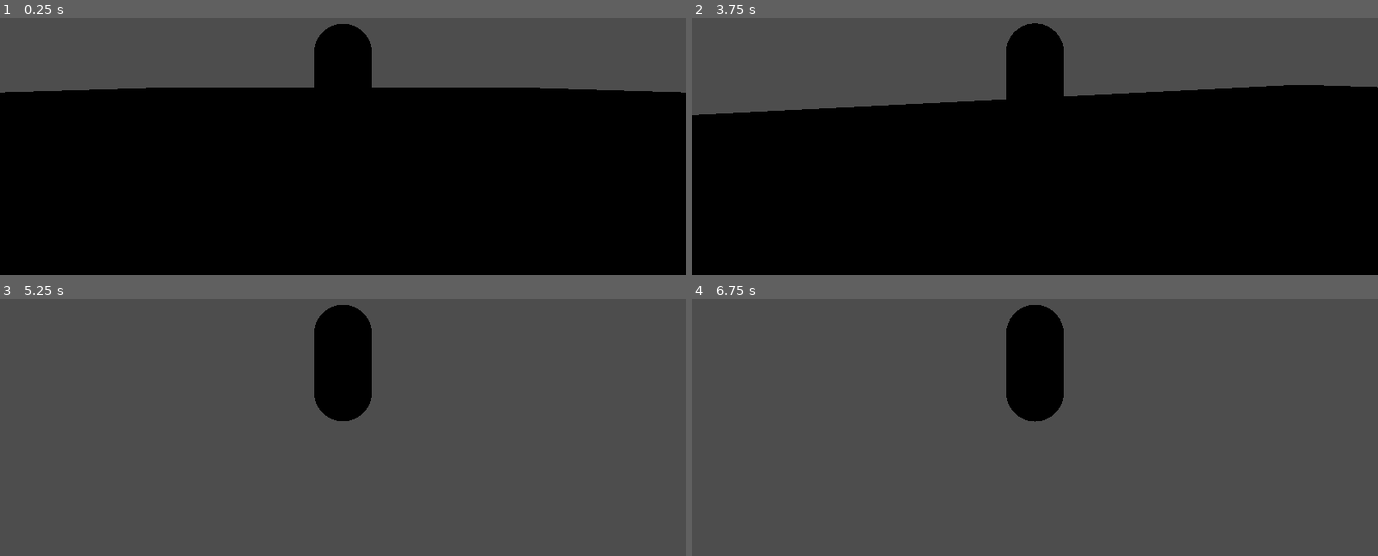
Above: before the commit, frames 1-4 (two rows, left to right).
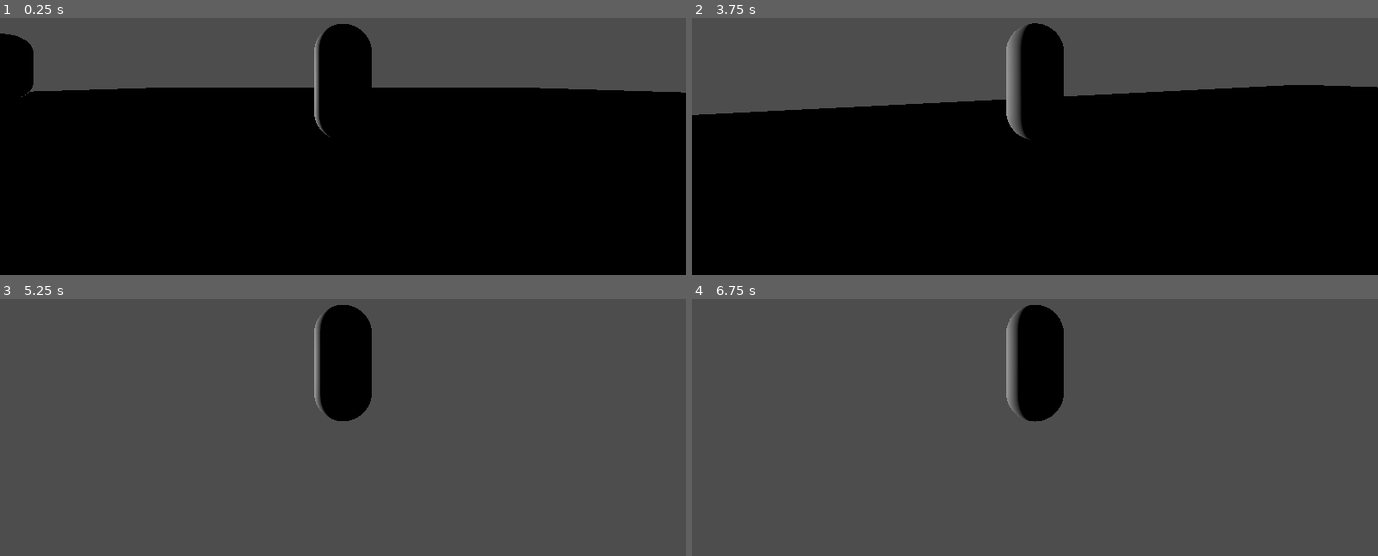
Above: after the commit, the same moments.

Repository: Emulai/bubble-gladiator
Game: Godot game, scene res://physics_test.tscn
The game is run twice, just before and just after one commit, with the same random seed, the same clock (stepped at 60 frames per second) and the same inputs. This scene is started directly instead of the project's main scene.
Inputs (mouse positions are in pixels of both pictures, inside the frame that each line leads up to):
- Up to frame 1 (0.25 s): no input
- Up to frame 2 (3.75 s): tap Enter at 0.5, 2.75 s; move the mouse to (1069, 79) at 0.52 s; hold W (move_forward) from 0.53 s (still down); move the mouse to (1000, 84) at 1.27 s; tap Space at 2, 3.5 s; move the mouse to (1048, 74) at 2.02 s; move the mouse to (1028, 87) at 2.77 s; move the mouse to (1083, 87) at 3.52 s
- Up to frame 3 (5.25 s): keep holding W (move_forward); move the mouse to (288, 358) at 4.27 s; move the mouse to (349, 363) at 5.02 s
- Up to frame 4 (6.75 s): tap Enter at 5.75 s; move the mouse to (1007, 355) at 5.77 s; release W (move_forward) at 5.78 s; hold D (move_right) 5.78-6.53 s; tap Space at 6.5 s; move the mouse to (1069, 360) at 6.52 s; hold W (move_forward) from 6.53 s (still down)

The runs differ from the first frame. In frame 1, 1.3% of the frame differs, in the area x 0-49%, y 3-47%; in frame 2, 0.8%; in frame 3, 0.3%; in frame 4, 0.6%.

Commit message:
Initial physics pass

Diff:
--- a/bubblegladiator/bubblegladiator/physics_test.tscn
+++ b/bubblegladiator/bubblegladiator/physics_test.tscn
@@ -1,15 +1,51 @@
-[gd_scene load_steps=3 format=3 uid="uid://dmha124cw2rml"]
+[gd_scene load_steps=8 format=3 uid="uid://dmha124cw2rml"]
 
 [ext_resource type="PackedScene" uid="uid://bqwaxyfetwqoq" path="res://player_controller.tscn" id="1_2sp0f"]
+[ext_resource type="Script" path="res://scripts/npc_controller.gd" id="2_2wby6"]
 
 [sub_resource type="StandardMaterial3D" id="StandardMaterial3D_5j43k"]
 albedo_color = Color(0.623529, 1, 0.486275, 1)
+
+[sub_resource type="CapsuleShape3D" id="CapsuleShape3D_2e2u3"]
+
+[sub_resource type="StandardMaterial3D" id="StandardMaterial3D_mctei"]
+albedo_color = Color(0.403922, 0.388235, 0.447059, 1)
+
+[sub_resource type="CapsuleMesh" id="CapsuleMesh_bq7rd"]
+material = SubResource("StandardMaterial3D_mctei")
+
+[sub_resource type="CapsuleShape3D" id="CapsuleShape3D_i8l37"]
 
 [node name="Node3D" type="Node3D"]
 
 [node name="CSGBox3D" type="CSGBox3D" parent="."]
 transform = Transform3D(65.6106, 0, 0, 0, 0.34258, 0, 0, 0, 74.1021, 0, 0, 0)
 use_collision = true
+collision_layer = 2
+collision_mask = 2
 material = SubResource("StandardMaterial3D_5j43k")
 
 [node name="Player" parent="." instance=ExtResource("1_2sp0f")]
+
+[node name="DirectionalLight3D" type="DirectionalLight3D" parent="."]
+transform = Transform3D(-0.758169, 0, -0.652059, 0, 1, 0, 0.652059, 0, -0.758169, -71.2988, 15.3787, -55.6778)
+
+[node name="NPC" type="Node3D" parent="."]
+transform = Transform3D(1, 0, 0, 0, 1, 0, 0, 0, 1, -10.2319, 1.62739, -2.98024)
+
+[node name="CharacterBody3D" type="CharacterBody3D" parent="NPC"]
+script = ExtResource("2_2wby6")
+
+[node name="CollisionShape3D" type="CollisionShape3D" parent="NPC/CharacterBody3D"]
+shape = SubResource("CapsuleShape3D_2e2u3")
+
+[node name="MeshInstance3D" type="MeshInstance3D" parent="NPC"]
+mesh = SubResource("CapsuleMesh_bq7rd")
+skeleton = NodePath("../CharacterBody3D")
+
+[node name="RigidBody3D" type="RigidBody3D" parent="NPC"]
+collision_layer = 2
+collision_mask = 2
+
+[node name="CollisionShape3D" type="CollisionShape3D" parent="NPC/RigidBody3D"]
+shape = SubResource("CapsuleShape3D_i8l37")
--- a/bubblegladiator/bubblegladiator/player_controller.tscn
+++ b/bubblegladiator/bubblegladiator/player_controller.tscn
@@ -9,16 +9,18 @@
 
 [node name="Player" type="Node3D"]
 
-[node name="CharacterBody3D" type="CharacterBody3D" parent="."]
+[node name="PlayerBody3D" type="CharacterBody3D" parent="."]
 transform = Transform3D(1, 0, 0, 0, 1, 0, 0, 0, 1, 0, 1.15499, 0)
 top_level = true
+collision_layer = 3
+collision_mask = 3
 script = ExtResource("1_mqgtl")
 
-[node name="MeshInstance3D" type="MeshInstance3D" parent="CharacterBody3D"]
+[node name="MeshInstance3D" type="MeshInstance3D" parent="PlayerBody3D"]
 mesh = SubResource("CapsuleMesh_siweg")
 skeleton = NodePath("../../..")
 
-[node name="CollisionShape3D" type="CollisionShape3D" parent="CharacterBody3D"]
+[node name="CollisionShape3D" type="CollisionShape3D" parent="PlayerBody3D"]
 shape = SubResource("CapsuleShape3D_5b8pl")
 
 [node name="CameraPosition" type="Node3D" parent="."]
--- /dev/null
+++ b/bubblegladiator/bubblegladiator/scripts/npc_controller.gd
@@ -0,0 +1,18 @@
+extends CharacterBody3D
+
+@onready var rigidBody: RigidBody3D = $"../RigidBody3D"
+
+func _ready() -> void:
+	rigidBody.process_mode = Node.PROCESS_MODE_DISABLED
+	#process_mode = PROCESS_MODE_DISABLED
+
+func _physics_process(delta: float) -> void:
+	move_and_slide()
+	for i in get_slide_collision_count():
+		var collision = get_slide_collision(i)
+
+		if collision.get_collider().name == "PlayerBody3D":
+			print("collided with player")
+			rigidBody.process_mode = Node.PROCESS_MODE_ALWAYS
+			rigidBody.apply_force(Vector3(0, 100000, 0))
+			process_mode = PROCESS_MODE_DISABLED
